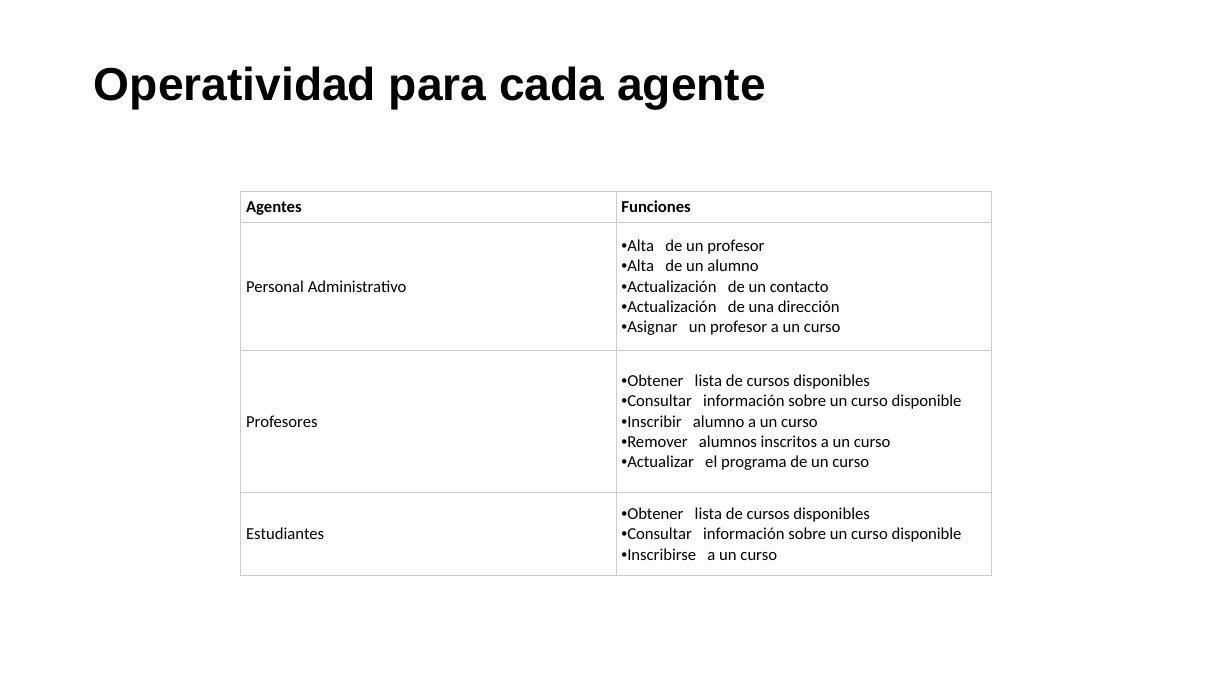
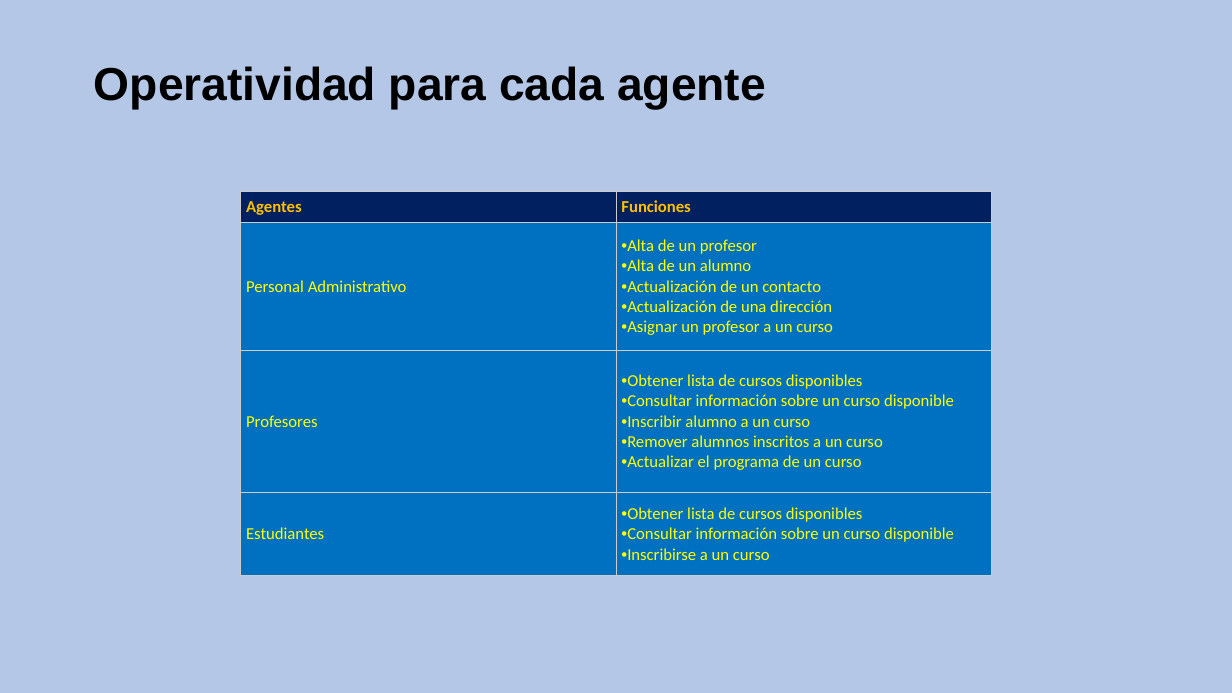
Before and after one commit to CesarFlick/shule-server-repositorio, a slide deck: slide 10 of INSTITUTO POLITÉCNICO NACIONAL.pptx. Drawn at 1232x693 pixels with LibreOffice and Linux fonts; fonts in the diff are those of the drawing. Boxes give left, top, right and bottom in pixels: in the first picture for what was removed or moved away, otherwise in the second. Text is boxed around its words. In the diff, an @@ line names an element or a change of style, - is before the commit and + after.

```diff
--- a/INSTITUTO POLITÉCNICO NACIONAL.pptx
+++ b/INSTITUTO POLITÉCNICO NACIONAL.pptx
@@ background #FFFFFF to #B4C7E7 @@
@@ table at <box>240,191,991,575</box> @@
@@ fill none to #002060 in row 1 @@
@@ fill none to #0070C0 in 6 cells @@
@@ text colour #000000 to #FFC000 in "Agentes", "Funciones" @@
@@ text colour #000000 to #FFFF00 @@
```
Also in this commit, not shown: 11 other slides changed, 1 slide added, 1 slide removed, 21 other files.
